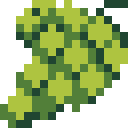
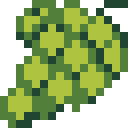
The second (128, 128) image is a revision of the first. Changes to its layers:
painted on "image" over [0, 0, 128, 104]
